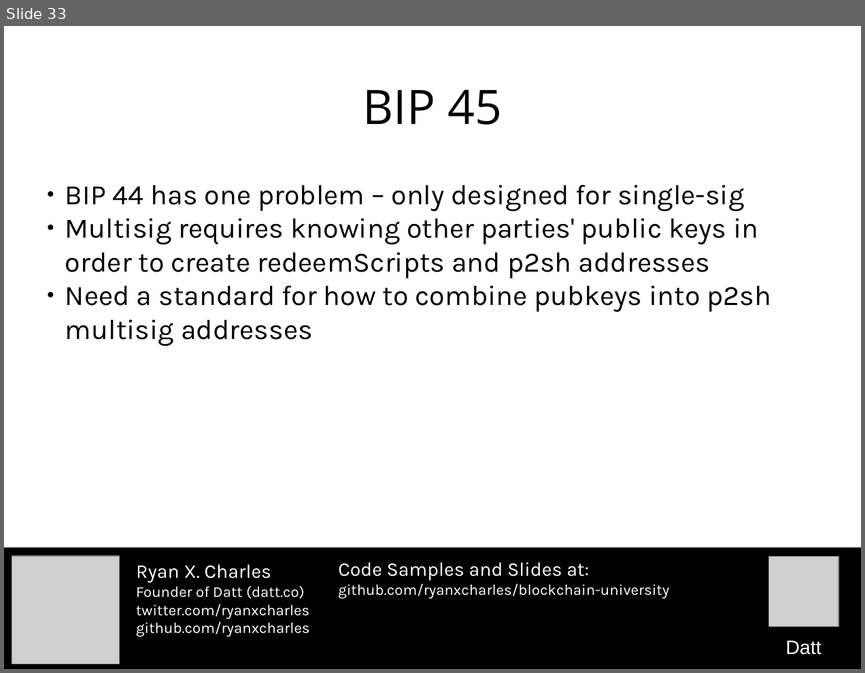
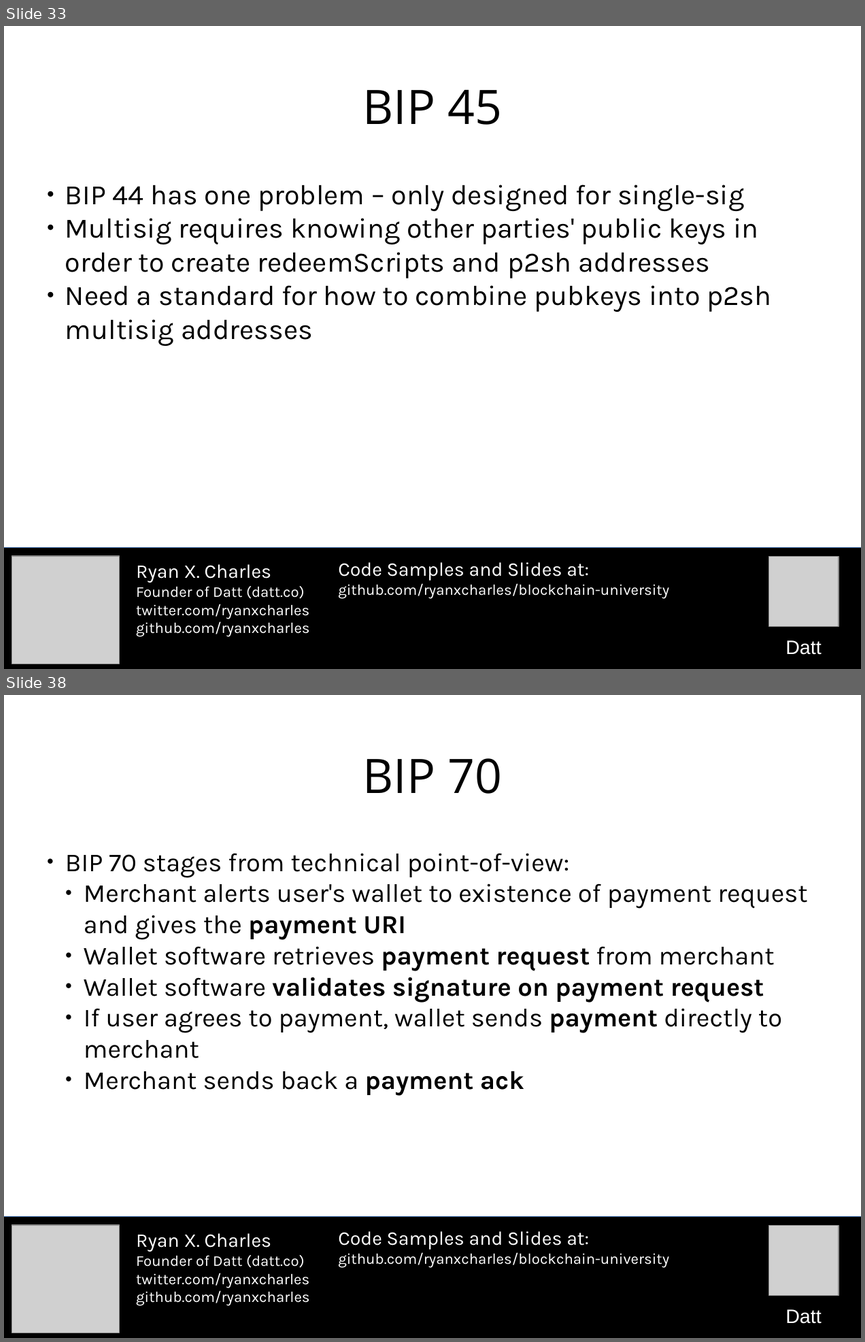
Before and after one commit to camelash/blockchain-university, a slide deck: slides/2015-10-28-important-bips.odp. Shown one above the other, each under a label of ours: slide 33 before the commit, slides 33 and 38 after it; the slides between them are not shown. The pictures are 865x673 and 865x1342 pixels, drawn with LibreOffice and Linux fonts; fonts in the diff are those of the drawing; grey boxes stand for pictures. Boxes give left, top, right and bottom in pixels: in the first picture for what was removed or moved away, otherwise in the second. Text is boxed around its words. In the diff, an @@ line names an element or a change of style, - is before the commit and + after.

```diff
--- a/slides/2015-10-28-important-bips.odp
+++ b/slides/2015-10-28-important-bips.odp
@@ slide 38 added at bbox=[4, 695, 861, 1338], background #FFFFFF @@
@@ title added at bbox=[362, 758, 502, 794], 44 pt, text #000000 @@
+BIP 70
@@ subtitle added at bbox=[65, 853, 808, 1096], 24 pt, text #000000 @@
+● BIP 70 stages from technical point-of-view:
+  ● Merchant alerts user's wallet to existence of payment request and gives the payment URI
+  ● Wallet software retrieves payment request from merchant
+  ● Wallet software validates signature on payment request
+  ● If user agrees to payment, wallet sends payment directly to merchant
+  ● Merchant sends back a payment ack
@@ rectangle added at bbox=[4, 1217, 861, 1338], fill #000000, outline #3465A4 0 pt @@
@@ picture added at bbox=[11, 1225, 120, 1333] @@
@@ text added at bbox=[136, 1233, 310, 1306], 14 pt, text #FFFFFF @@
+Ryan X. Charles
+Founder of Datt (datt.co)
+twitter.com/ryanxcharles
+github.com/ryanxcharles
@@ text added at bbox=[338, 1231, 669, 1268], 14 pt, text #FFFFFF @@
+Code Samples and Slides at:
+github.com/ryanxcharles/blockchain-university
@@ picture added at bbox=[769, 1225, 839, 1295] @@
@@ text added at bbox=[785, 1309, 821, 1323], 18 pt, text #FFFFFF @@
+Datt
```
Also in this commit, not shown: 17 other slides added, 1 other file.
